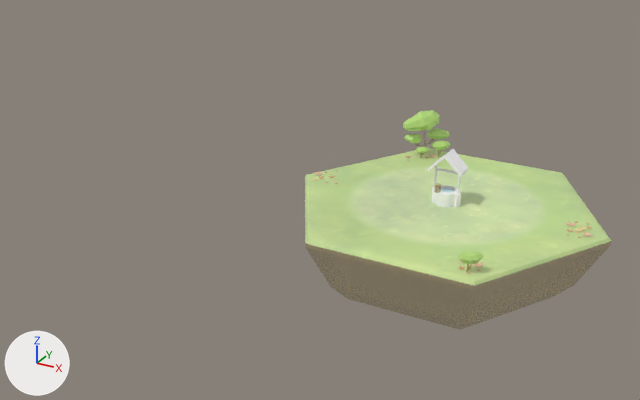
An edit to the FBX model Trucs_Graph/BoardGameEnvironment/scenes/Asset_Biome_Plain_02.fbx, drawn before and after from the same camera.
Camera for both pictures: a 50 mm lens placed at (3.77, -10.37, 4.82), pointed at (-1.97, 0.08, -0.41). Lighting does not change. The marker at lower left points along +X, +Y and +Z. Where no turn or scale is listed for an object, it has been applied to the vertices.

In view in the first picture: 'Asset_Tile_Plain', 'Asset_Tree_Plain_02', 'Asset_Tree_Plain_03', 'Asset_Tree_Plain_06', 'Asset_Tree_Plain_07', 'pCylinder19.003', 'structure_puit'.
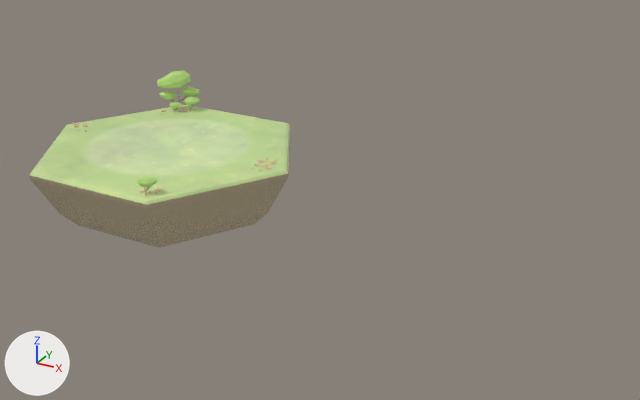
Changed parts and their boxes [x1, y1, x2, y2] in the pictures (640 x 400 px):
```json
{"object": "Asset_Tile_Plain", "change": "moved", "before": [305, 149, 611, 286], "after": [30, 105, 290, 205]}
{"object": "Asset_Tree_Plain_02", "change": "moved", "before": [403, 110, 450, 143], "after": [157, 70, 200, 100]}
{"object": "structure_puit", "change": "deleted", "before": [428, 149, 468, 208]}
{"object": "Asset_Tree_Plain_06", "change": "moved", "before": [458, 252, 484, 264], "after": [137, 177, 158, 187]}
{"object": "Asset_Tree_Plain_03", "change": "moved", "before": [431, 141, 451, 150], "after": [183, 97, 200, 105]}
{"object": "Asset_Tree_Plain_07", "change": "moved", "before": [416, 147, 430, 153], "after": [169, 102, 182, 108]}
{"object": "eau", "change": "deleted", "before": [439, 188, 454, 193]}
{"object": "pCylinder19.002", "change": "moved", "before": [473, 262, 483, 267], "after": [154, 186, 164, 191]}
{"object": "pCylinder19.003", "change": "moved", "before": [582, 231, 593, 237], "after": [265, 166, 272, 169]}
{"object": "pCylinder19.004", "change": "moved", "before": [566, 221, 576, 226], "after": [257, 159, 265, 162]}
```

Scene script edits in JSON lines:
```json
{"op": "set", "path": "ob_asset_tree_plain_06.location", "old": "(0.95, -1.69, 0.12)", "new": "(-3.68, -1.69, 0.12)"}
{"op": "set", "path": "ob_asset_tile_plain.location", "old": "(0.0, 0.0, 0.0)", "new": "(-4.63, 0.0, 0.0)"}
{"op": "remove", "block": "ob_eau", "code": ["ob_eau = bpy.data.objects.new('eau', me_mesh_002)", "ob_eau.location = (0.0, 0.0, 0.16)"]}
{"op": "set", "path": "ob_pcylinder19_003.location", "old": "(1.9, -0.12, 0.0)", "new": "(-2.73, -0.12, 0.0)"}
{"op": "remove", "block": "ob_structure_puit", "code": ["ob_structure_puit = bpy.data.objects.new('structure_puit', me_mesh_001)", "ob_structure_puit.location = (0.0, 0.0, 0.02)"]}
{"op": "set", "path": "ob_pcylinder19_002.location", "old": "(0.99, -1.52, 0.0)", "new": "(-3.65, -1.52, 0.0)"}
{"op": "set", "path": "ob_asset_tree_plain_07.location", "old": "(-0.94, 1.4, 0.09)", "new": "(-5.57, 1.4, 0.09)"}
{"op": "set", "path": "ob_asset_tree_plain_02.location", "old": "(-0.95, 1.53, 0.33)", "new": "(-5.58, 1.53, 0.33)"}
{"op": "set", "path": "ob_asset_tree_plain_03.location", "old": "(-0.72, 1.59, 0.12)", "new": "(-5.35, 1.59, 0.12)"}
{"op": "set", "path": "ob_pcylinder19_004.location", "old": "(1.65, 0.09, 0.0)", "new": "(-2.98, 0.09, 0.0)"}
```
